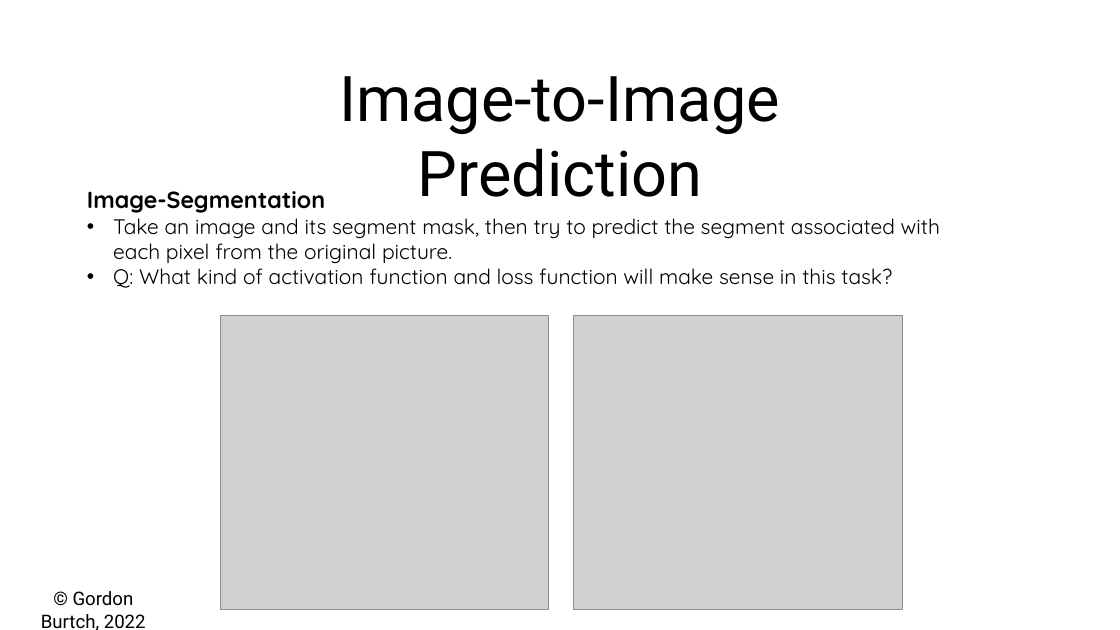
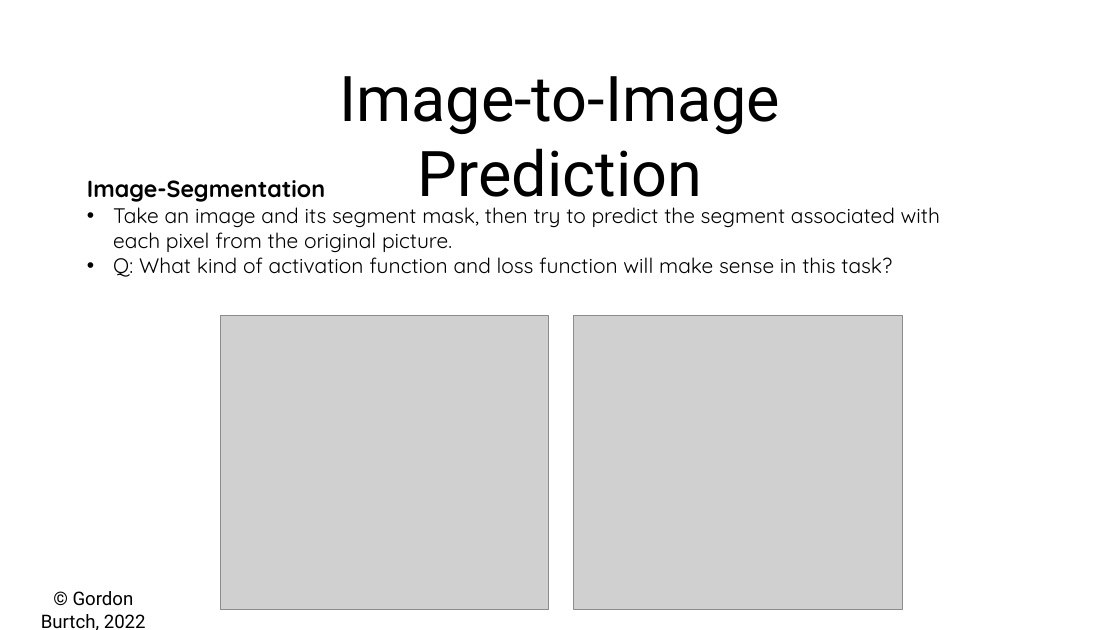
Before and after one commit to gburtch/NYU---ModernAI, a slide deck: slide 7 of Session 4-5/04 - 3 - Advanced CNNs.pptx. Drawn at 1120x630 pixels with LibreOffice and Linux fonts; fonts in the diff are those of the drawing; grey boxes stand for pictures. Boxes give left, top, right and bottom in pixels: in the first picture for what was removed or moved away, otherwise in the second. Text is boxed around its words. In the diff, an @@ line names an element or a change of style, - is before the commit and + after.

```diff
--- a/Session 4-5/04 - 3 - Advanced CNNs.pptx
+++ b/Session 4-5/04 - 3 - Advanced CNNs.pptx
@@ text "Image-Segmentation": place and size @@
-text "Image-Segmentation" at [87,191,940,288]
+text "Image-Segmentation" at [87,180,940,277]
```
Also in this commit, not shown: 1 other slide changed, 11 other files.
